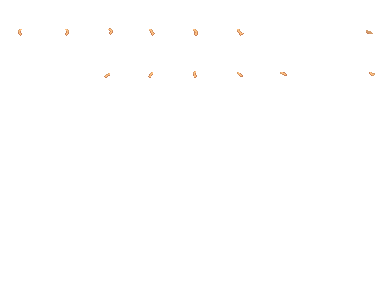
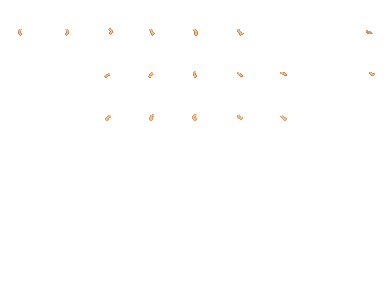
Layered file, before and after one edit (w=387, h=301). Changes by layer:
painted on "eye" over [105, 114, 287, 121]
